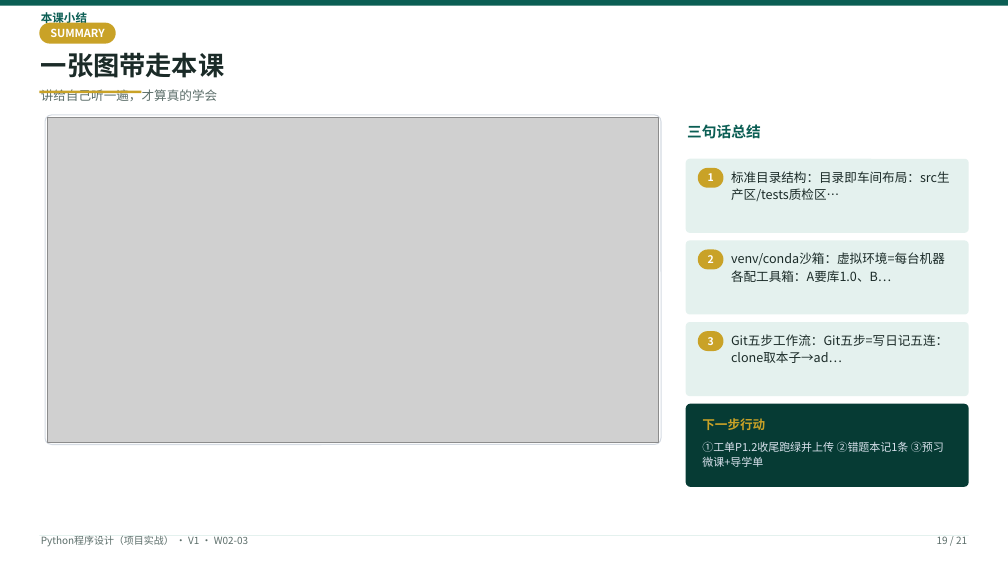
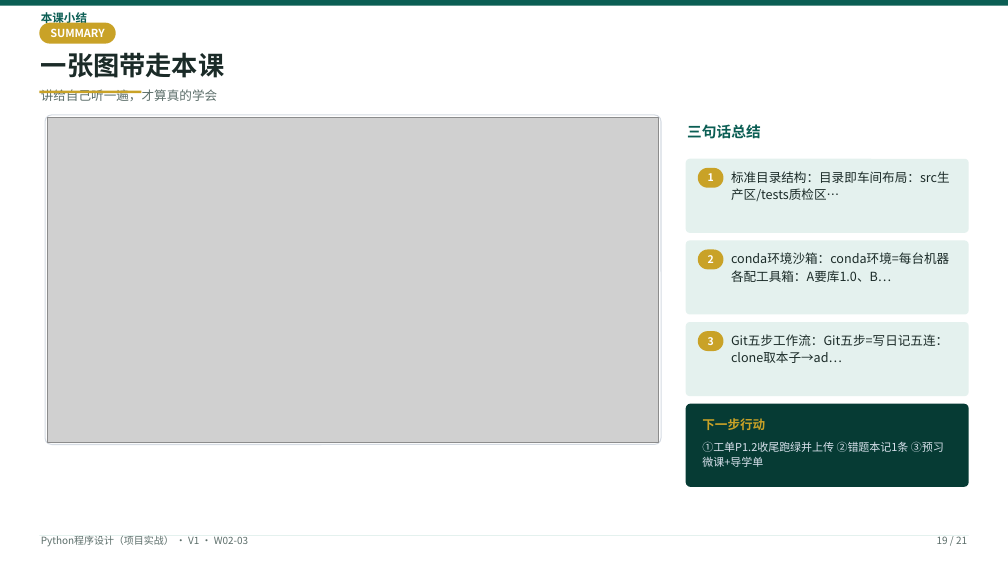
Before and after one commit to tianqiongenze/ai-course-teaching-resources, a slide deck: slide 19 of 03-Python程序设计-项目实战/V1授课PPT/W02-第3次课-像企业团队一样写代码.pptx. Drawn at 1008x567 pixels with LibreOffice and Linux fonts; fonts in the diff are those of the drawing; grey boxes stand for pictures. Boxes give left, top, right and bottom in pixels: in the first picture for what was removed or moved away, otherwise in the second. Text is boxed around its words. In the diff, an @@ line names an element or a change of style, - is before the commit and + after.

```diff
--- a/03-Python程序设计-项目实战/V1授课PPT/W02-第3次课-像企业团队一样写代码.pptx
+++ b/03-Python程序设计-项目实战/V1授课PPT/W02-第3次课-像企业团队一样写代码.pptx
@@ text at (731,252,949,282): text changed @@
-venv/conda沙箱：虚拟环境=每台机器各配工具箱：A要库1.0、B…
+conda环境沙箱：conda环境=每台机器各配工具箱：A要库1.0、B…
```
Also in this commit, not shown: 9 other slides changed, 5 other files.
